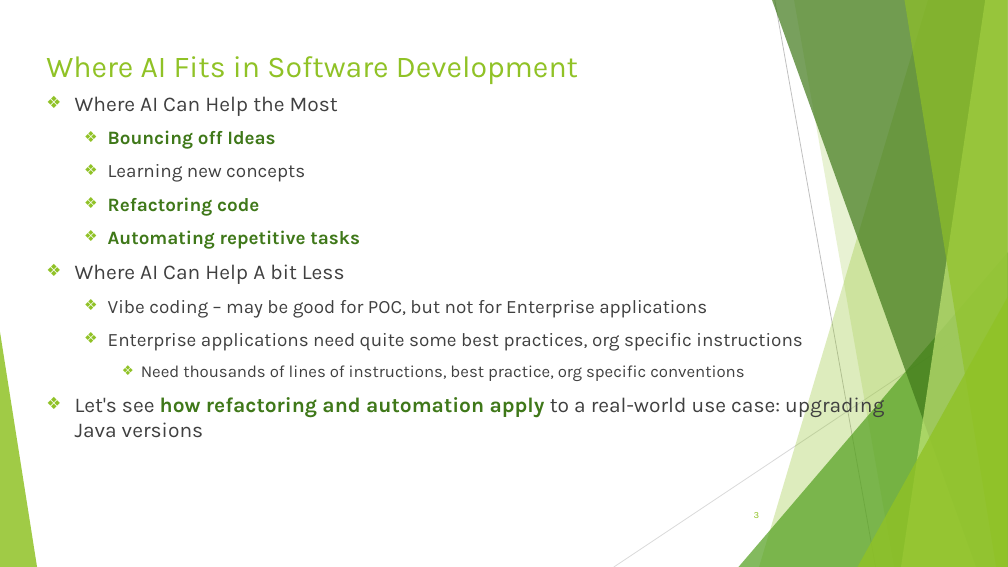
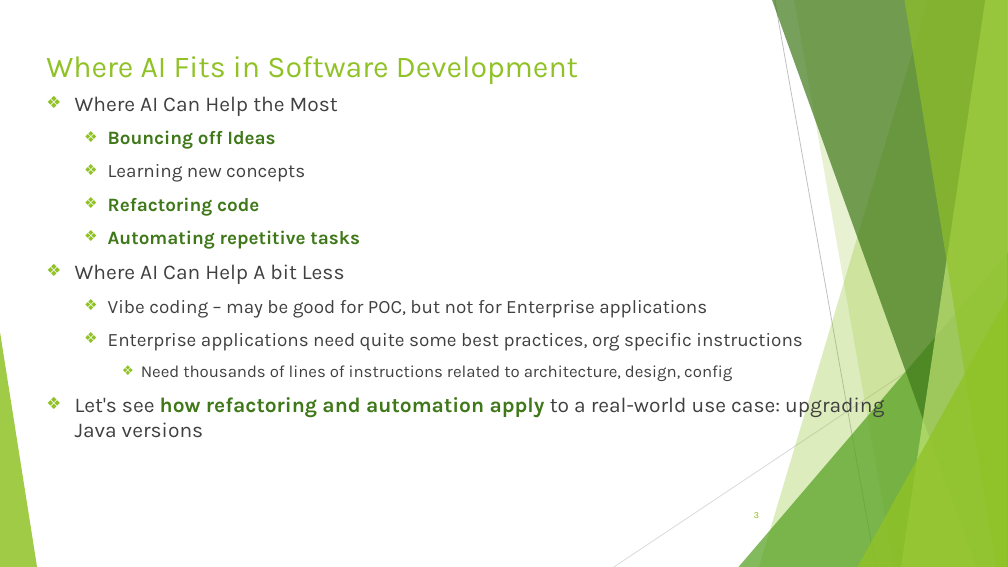
Before and after one commit to sri-chalam/ai-tech-notes, a slide deck: slide 3 of articles/ai-assisted-java-upgrade/AI-Assisted-Java-Upgrade-Presentation.pptx. Drawn at 1008x567 pixels with LibreOffice and Linux fonts; fonts in the diff are those of the drawing. Boxes give left, top, right and bottom in pixels: in the first picture for what was removed or moved away, otherwise in the second. Text is boxed around its words. In the diff, an @@ line names an element or a change of style, - is before the commit and + after.

```diff
--- a/articles/ai-assisted-java-upgrade/AI-Assisted-Java-Upgrade-Presentation.pptx
+++ b/articles/ai-assisted-java-upgrade/AI-Assisted-Java-Upgrade-Presentation.pptx
@@ text at box(141, 365, 732, 381): text changed @@
-    ❖ Need thousands of lines of instructions, best practice, org specific conventions
+    ❖ Need thousands of lines of instructions related to architecture, design, config
```
Also in this commit, not shown: 12 other slides changed, 1 slide added.
